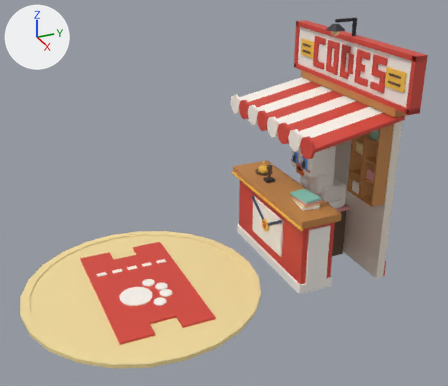
Renders of the FBX model assets/cat-cafe/exports/CatCafe_Street_CodesCat.fbx from each side of a commit.
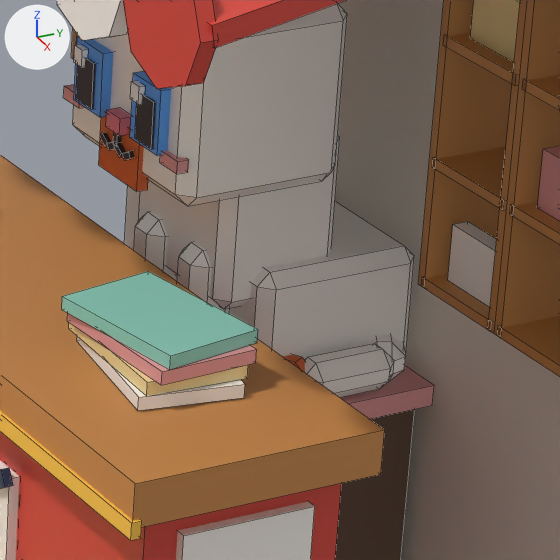
Each version appears first whole from a camera (50 mm lens) standing at (0.1762, -0.1087, 0.1189) and looking at (0.0072, -0.0327, 0.0344), and next in a close-up on the part from 63% to 83% of the width and 38% to 61% of the height. Lighting does not change. The marker at upper left points along +X, +Y and +Z. The older version's two pictures come first. The close-ups show mesh edges as thin lines. Where no turn or scale is listed for an object, it has been applied to the vertices.

Names of what the first close-up shows: 'CatCafe_Street_CodesCat', 'CatCafe_Street_CodesCat_Cat_Body', 'CatCafe_Street_CodesCat_Cat_Eye1', 'CatCafe_Street_CodesCat_Cat_Eye2', 'CatCafe_Street_CodesCat_Cat_Head', 'CatCafe_Street_CodesCat_Cat_LegF1', 'CatCafe_Street_CodesCat_Cat_LegF2', 'CatCafe_Street_CodesCat_Cat_Tail'.
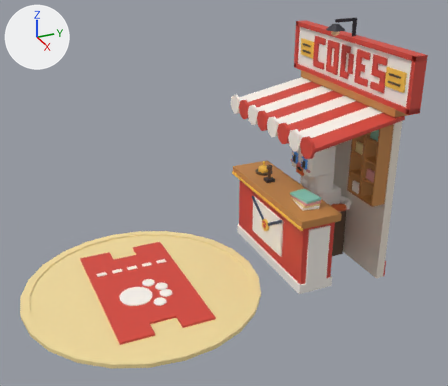
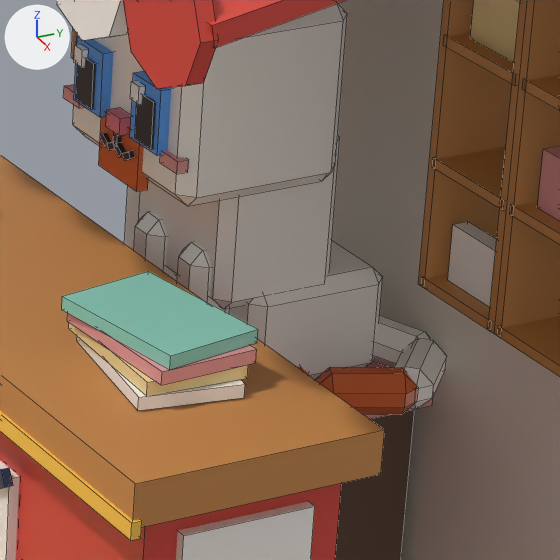
Boxes (x1, y1, x2, y2) around the edits, measured in the close-ups (560 x 560 px; the box of a moved part takes in the faces that stretch with it):
```json
{"object": "CatCafe_Street_CodesCat_Cat_Body", "change": "reshaped", "before": [139, 136, 414, 360], "after": [139, 136, 382, 379]}
{"object": "CatCafe_Street_CodesCat_Cat_Tail", "change": "reshaped, moved", "before": [282, 334, 406, 398], "after": [315, 315, 447, 415]}
{"part": 2, "of": "me_catcafe_street_codescat_cat_body", "change": "moved or reshaped", "before": [229, 202, 414, 360], "after": [229, 241, 382, 379]}
```

Edits to the scene script, one JSON object a line:
```json
{"block": "me_catcafe_street_codescat_cat_tail", "where": "# used by ob_catcafe_street_codescat_cat_tail; location = (0.00285, 0.0167, 0.02167)"}
{"op": "remove", "block": "me_catcafe_street_codescat_cat_tail", "code": "me_catcafe_street_codescat_cat_tail.from_pydata(...)  # 72 vertices, 78 faces; spans x -0.00058..0.00597, y -0.01173..0.0009, z -0.00128..0.00128"}
{"op": "add", "block": "me_catcafe_street_codescat_cat_tail", "code": "me_catcafe_street_codescat_cat_tail.from_pydata(...)  # 72 vertices, 78 faces; spans x -0.00055..0.0092, y -0.00691..0.00276, z -0.00128..0.00128"}
{"block": "me_catcafe_street_codescat_cat_tail", "change": "me_catcafe_street_codescat_cat_tail part 1: 72 of 72 vertices moved; they spanned x -0.00058..0.00597, y -0.01173..0.0009, z -0.00128..0.00128 and now span x -0.00055..0.0092, y -0.00691..0.00276, z -0.00128..0.00128; mean shift (0.00219, 0.00432, 0.0)"}
{"block": "me_catcafe_street_codescat_cat_body", "where": "# used by ob_catcafe_street_codescat_cat_body; location = (0.0, 0.009, 0.0201)"}
{"op": "remove", "block": "me_catcafe_street_codescat_cat_body", "code": "me_catcafe_street_codescat_cat_body.from_pydata(...)  # 80 vertices, 88 faces; spans x -0.007..0.007, y -0.0048..0.0079, z 0.0..0.0157"}
{"op": "add", "block": "me_catcafe_street_codescat_cat_body", "code": "me_catcafe_street_codescat_cat_body.from_pydata(...)  # 80 vertices, 88 faces; spans x -0.0061..0.0061, y -0.0048..0.0064, z 0.0..0.0157"}
{"block": "me_catcafe_street_codescat_cat_body", "change": "me_catcafe_street_codescat_cat_body part 2: the loose piece of 24 vertices spanning x -0.0064..0.0064, y -0.0028..0.0079, z 0.0..0.008 is scaled about its middle by (0.855, 0.838, 0.797), then moved by (0.0, -0.0007, -0.0007)"}
{"block": "me_catcafe_street_codescat_cat_body", "change": "other edits to the shape of me_catcafe_street_codescat_cat_body do not show in these pictures"}
{"op": "set", "path": "ob_catcafe_street_codescat_cat_tail.location", "old": "(0.00285, 0.0167, 0.02167)", "new": "(0.00285, 0.0152, 0.02167)"}
```
